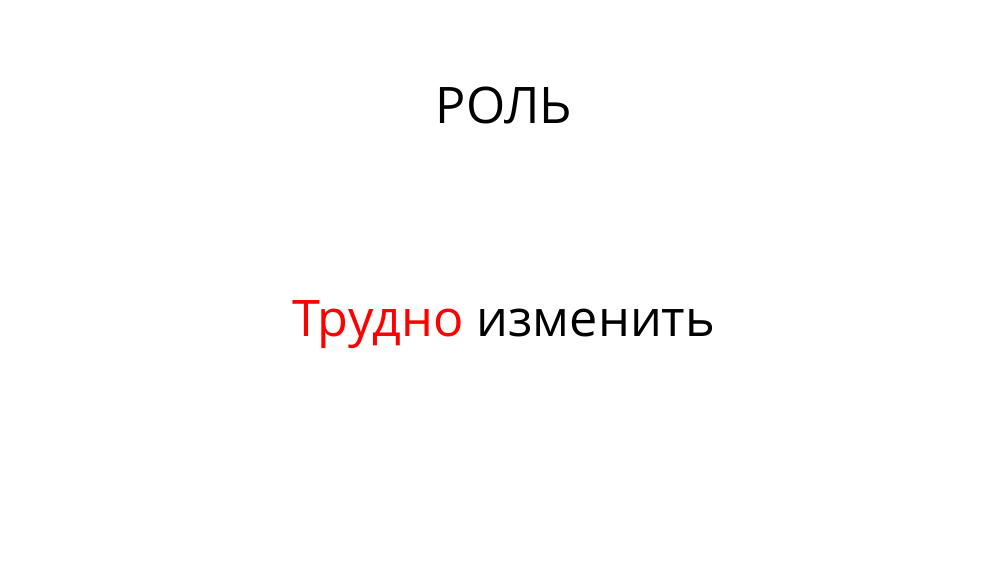
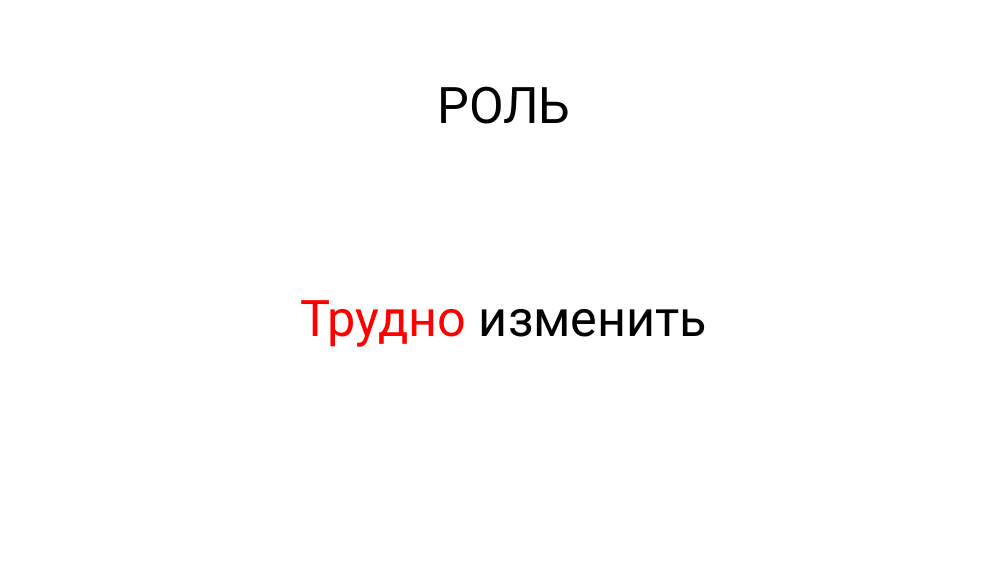
Before and after one commit to rkhaimov/brain-gym, a slide deck: slide 7 of Презентация.pptx. Drawn at 1008x567 pixels with LibreOffice and Linux fonts; fonts in the diff are those of the drawing; background and template pictures are left out. Boxes give left, top, right and bottom in pixels: in the first picture for what was removed or moved away, otherwise in the second. Text is boxed around its words. In the diff, an @@ line names an element or a change of style, - is before the commit and + after.

```diff
--- a/Презентация.pptx
+++ b/Презентация.pptx
@@ text "РОЛЬ" at box(437, 86, 570, 124): font Open Sans to Roboto @@
@@ text "Трудно изменить" at box(300, 300, 707, 347): font Open Sans to Roboto @@
@@ text "Трудно изменить": place and size @@
-text "Трудно изменить" at box(292, 300, 715, 348)
+text "Трудно изменить" at box(300, 300, 707, 347)
```
Also in this commit, not shown: 79 other slides changed.
